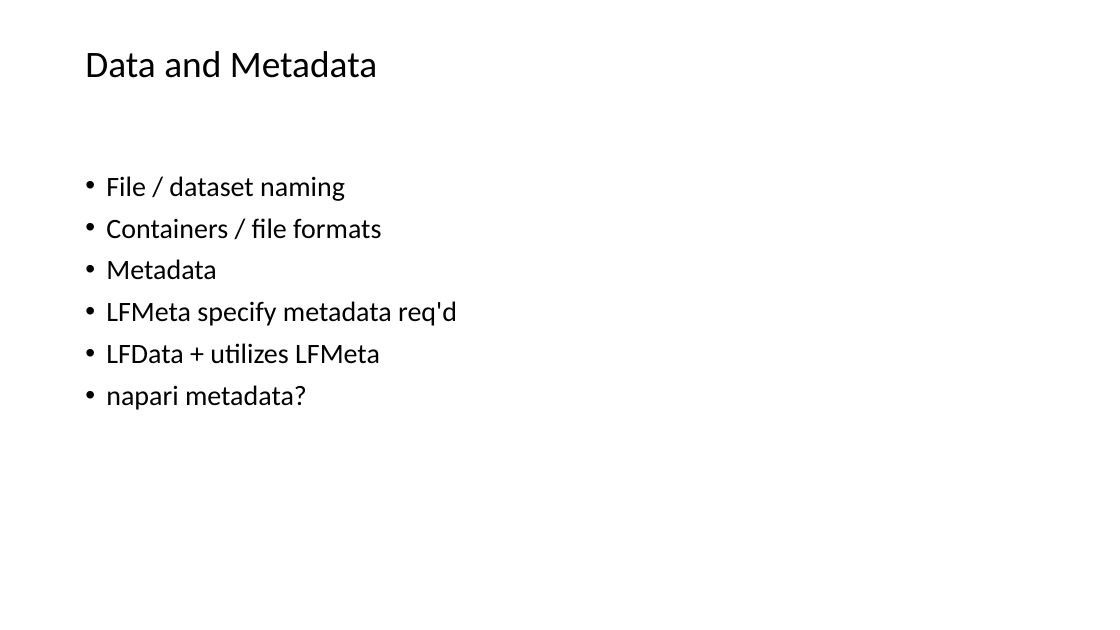
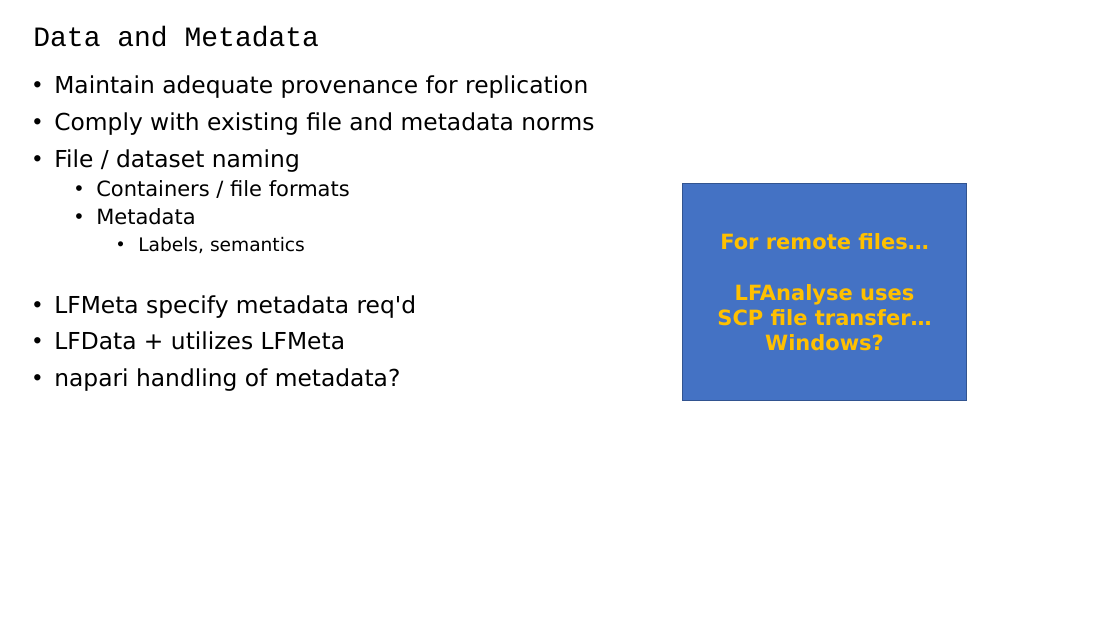
Before and after one commit to PolarizedLightFieldMicroscopy/Documents, a slide deck: slide 8 of LFI plugin/LFM Toolbox.pptx (slide 6 before the commit). Drawn at 1120x630 pixels with LibreOffice and Linux fonts; fonts in the diff are those of the drawing. Boxes give left, top, right and bottom in pixels: in the first picture for what was removed or moved away, otherwise in the second. Text is boxed around its words. In the diff, an @@ line names an element or a change of style, - is before the commit and + after.

```diff
--- a/LFI plugin/LFM Toolbox.pptx
+++ b/LFI plugin/LFM Toolbox.pptx
@@ title "Data and Metadata": place and size @@
-title "Data and Metadata" at box(85, 51, 377, 78)
+title "Data and Metadata" at box(33, 26, 319, 47)
@@ title "Data and Metadata" at box(33, 26, 319, 47): size 32 to 24 pt, font Calibri to Courier New @@
@@ text "Maintain adequate provenance for replication": place and size @@
-text "Maintain adequate provenance for replication" at box(106, 176, 457, 410)
+text "Maintain adequate provenance for replication" at box(54, 75, 594, 391)
@@ text at box(54, 75, 594, 135): paragraphs added @@
+• Maintain adequate provenance for replication
+• Comply with existing file and metadata norms
@@ text at box(54, 149, 417, 350): size 24 to 20 pt in "File / dataset naming", "LFMeta specify metadata req'd", "LFData + utilizes LFMeta"; font Calibri to DejaVu Sans in "File / dataset naming", "Containers / file formats", "Metadata", "LFMeta specify metadata req'd" and 1 more places; size 24 to 18 pt in "Containers / file formats", "Metadata"; list level 1 to 2 in "Containers / file formats"; list level 1 to 2 in "Metadata" @@
@@ rectangle added at box(682, 183, 967, 400), fill #4472C4, outline #325491 1 pt, 18 pt, text #FFC000, bold @@
+For remote files…
+LFAnalyse uses
+SCP file transfer… Windows?
@@ text at box(138, 236, 305, 253): paragraph added @@
+    • Labels, semantics
@@ text at box(54, 368, 401, 391): text changed; size 24 to 20 pt; font Calibri to DejaVu Sans @@
-• napari metadata?
+• napari handling of metadata?
```
Also in this commit, not shown: 16 other slides changed, 23 slides added, 6 slides removed, 5 other files.
